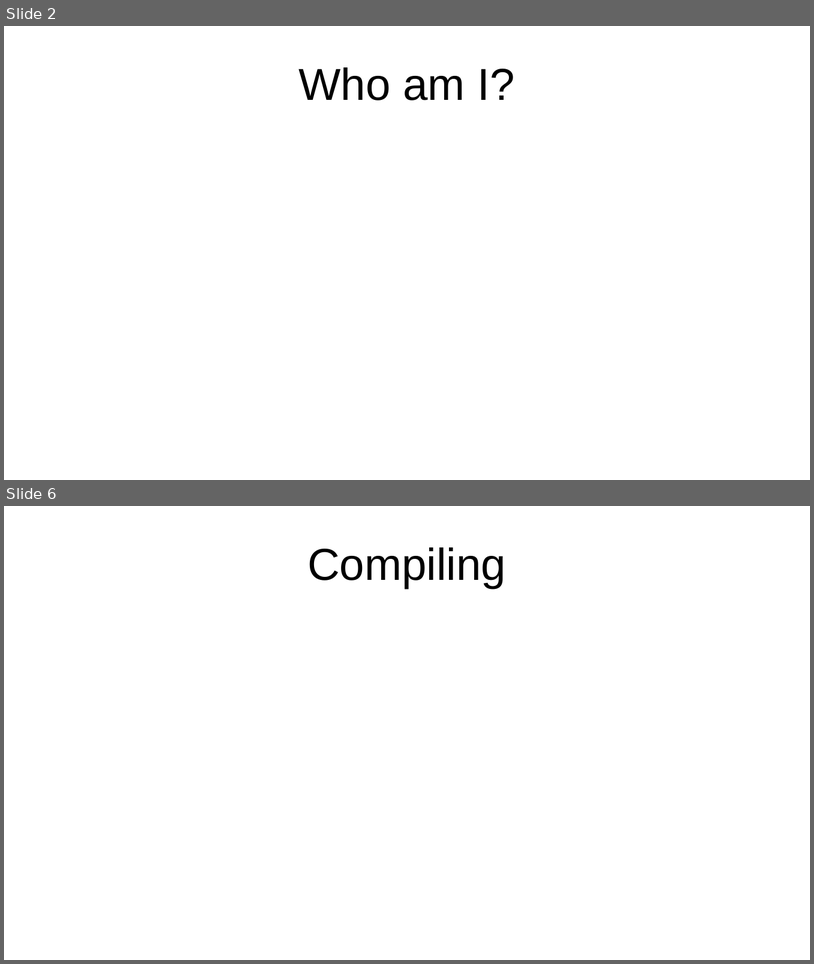
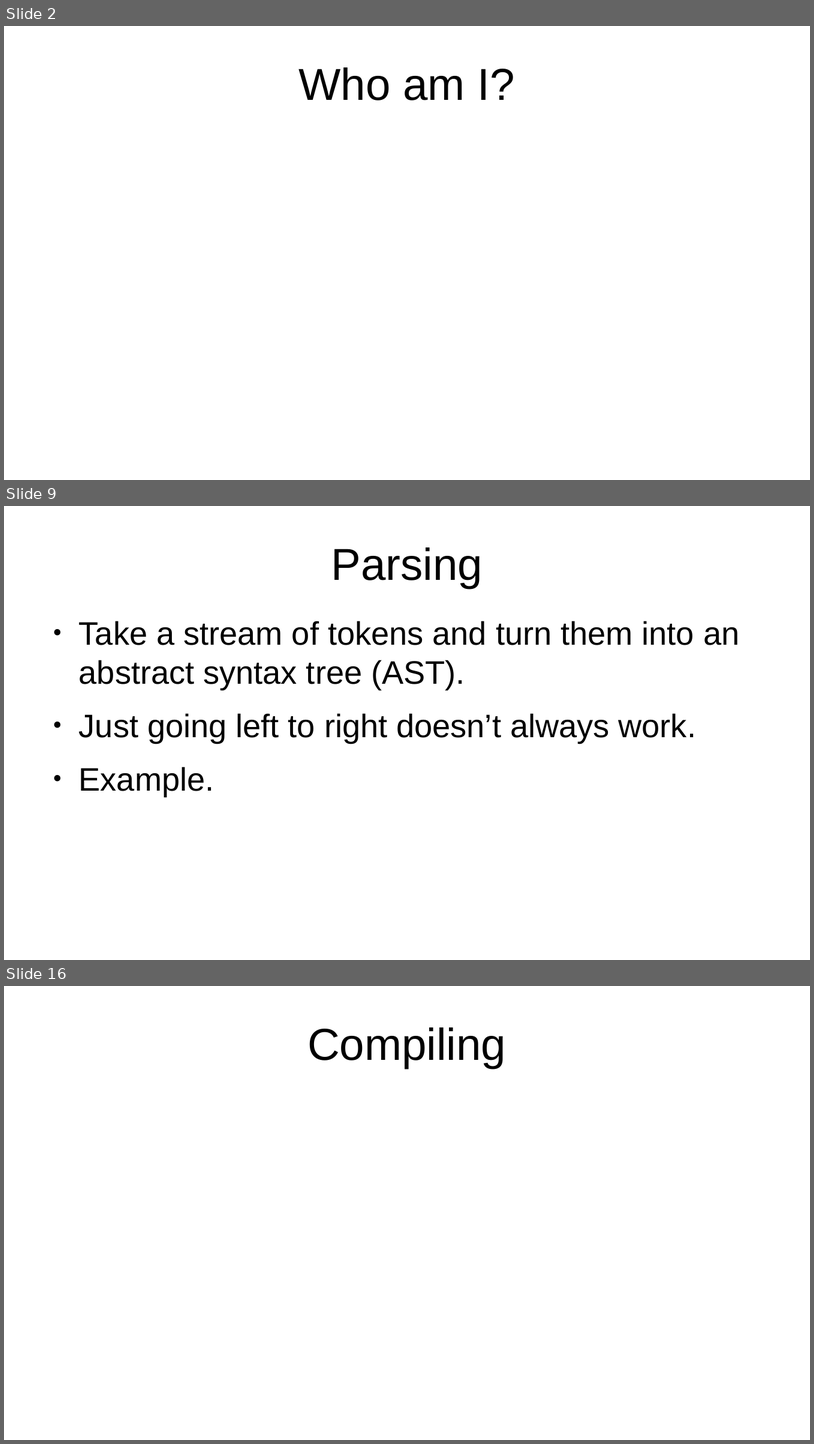
Before and after one commit to grab-a-byte/CalculatorCompiler, a slide deck: slides/Compiler Slides.odp. Shown one above the other, each under a label of ours: slides 2 and 6 before the commit, slides 2, 9 and 16 after it; the slides between them are not shown. The pictures are 814x964 and 814x1444 pixels, drawn with LibreOffice and Linux fonts; fonts in the diff are those of the drawing. Boxes give left, top, right and bottom in pixels: in the first picture for what was removed or moved away, otherwise in the second. Text is boxed around its words. In the diff, an @@ line names an element or a change of style, - is before the commit and + after.

```diff
--- a/slides/Compiler Slides.odp
+++ b/slides/Compiler Slides.odp
@@ slide 9 added at (4,506,810,960), background #FFFFFF @@
@@ title added at (331,547,482,588), 44 pt, text #000000 @@
+Parsing
@@ text added at (79,621,740,796), 32 pt, text #000000 @@
+● Take a stream of tokens and turn them into an abstract syntax tree (AST).
+● Just going left to right doesn’t always work.
+● Example.
@@ what was slide 6 is now slide 16 @@
```
Also in this commit, not shown: 3 slides changed, 10 other slides added, 1 slide removed, 8 other files.
